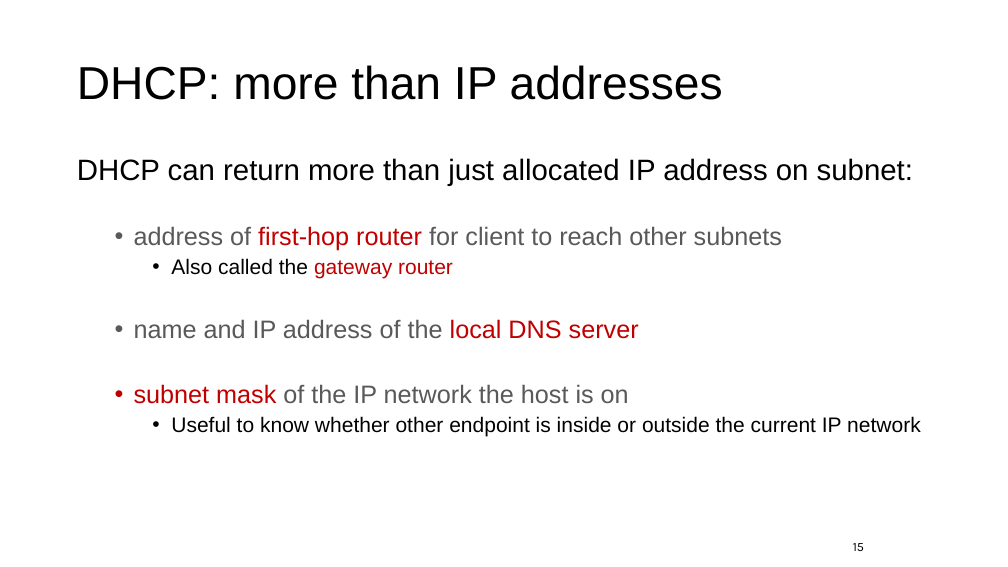
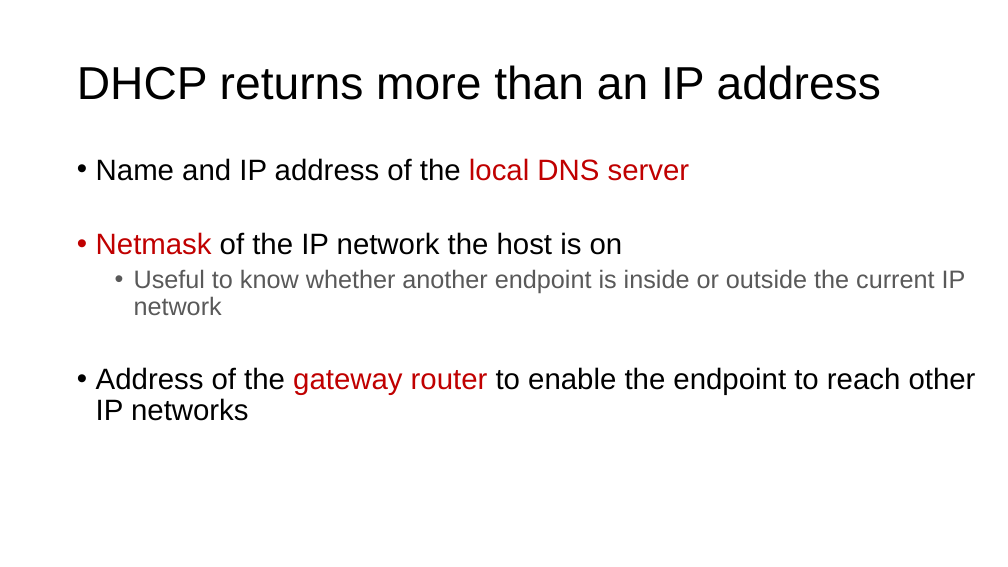
Before and after one commit to ngsrinivas/coursegen, a slide deck: slide 17 of ex/352-S21/staging/352-S21/lectures/network-protocols-1.pptx (slide 15 before the commit). Drawn at 1008x567 pixels with LibreOffice and Linux fonts; fonts in the diff are those of the drawing. Boxes give left, top, right and bottom in pixels: in the first picture for what was removed or moved away, otherwise in the second. Text is boxed around its words. In the diff, an @@ line names an element or a change of style, - is before the commit and + after.

```diff
--- a/ex/352-S21/staging/352-S21/lectures/network-protocols-1.pptx
+++ b/ex/352-S21/staging/352-S21/lectures/network-protocols-1.pptx
@@ title at <box>77,65,881,100</box>: text changed @@
-DHCP: more than IP addresses
+DHCP returns more than an IP address
@@ text at <box>96,158,976,421</box>: text changed; size 24 to 28 pt @@
-DHCP can return more than just allocated IP address on subnet:
-  • address of first-hop router for client to reach other subnets
-    • Also called the gateway router
-  • name and IP address of the local DNS server
-  • subnet mask of the IP network the host is on
-    • Useful to know whether other endpoint is inside or outside the current IP network
+• Name and IP address of the local DNS server
+• Netmask of the IP network the host is on
+  • Useful to know whether another endpoint is inside or outside the current IP network
+• Address of the gateway router to enable the endpoint to reach other IP networks
@@ page number removed at <box>853,543,864,551</box> @@
-15
```
Also in this commit, not shown: 16 other slides changed, 9 slides added, 9 slides removed, 1 other file.
